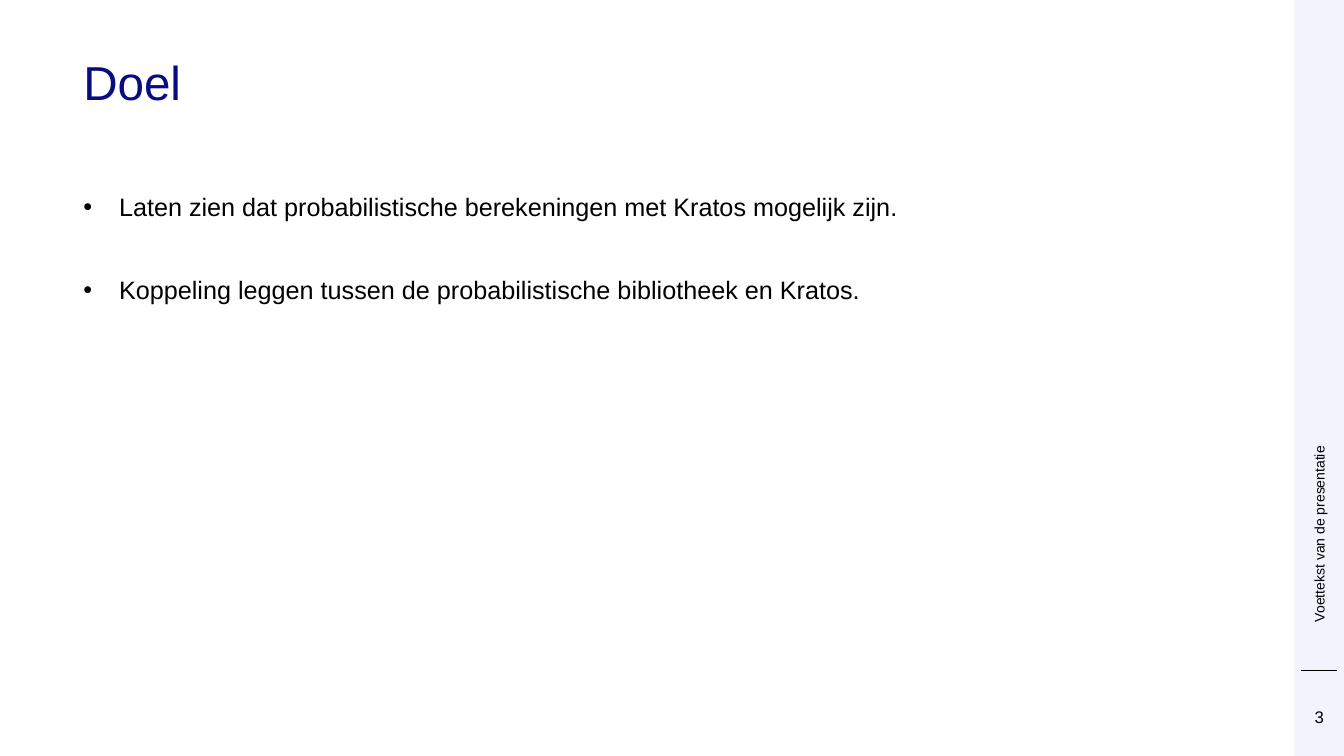
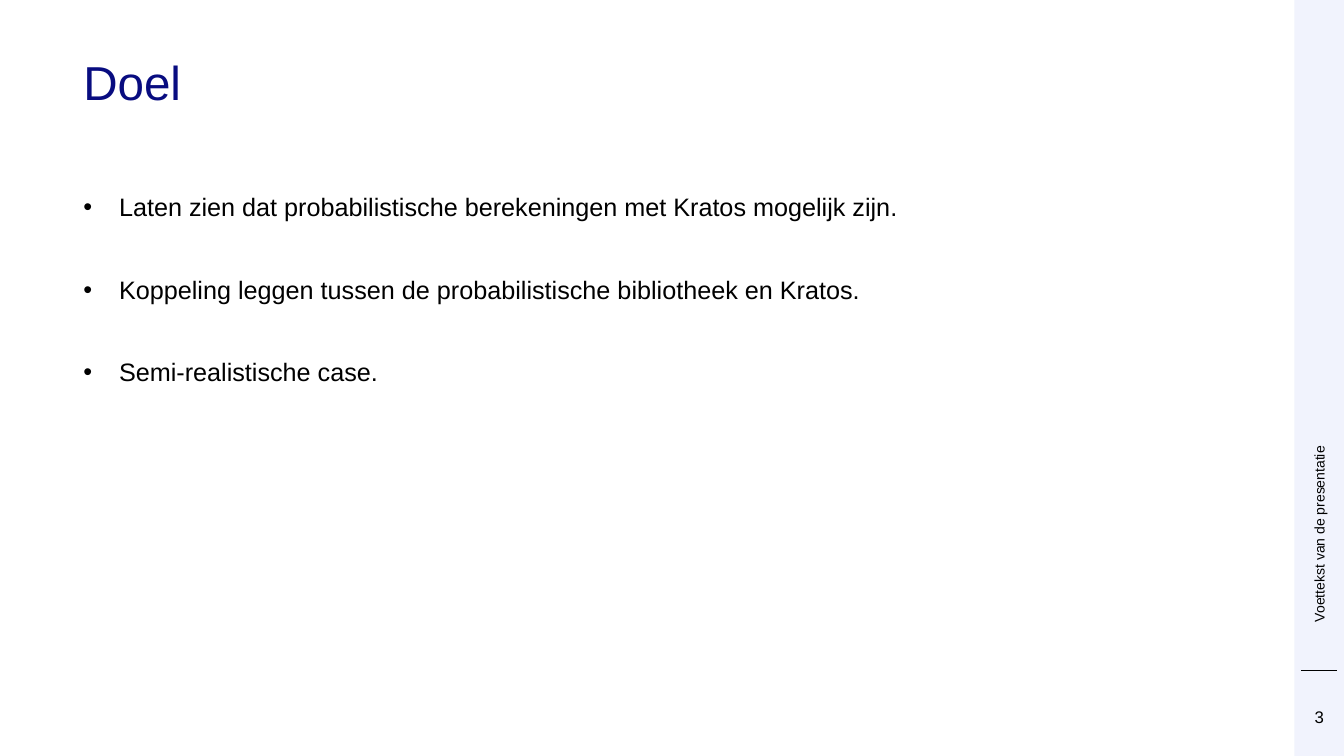
Before and after one commit to Deltares/ProbabilisticLibrary, a slide deck: slide 3 of sources/Deltares.Probabilistic.PWrapper.Examples/kratos/Prob Kratos DSD.pptx. Drawn at 1344x756 pixels with LibreOffice and Linux fonts; fonts in the diff are those of the drawing; background and template pictures are left out. Boxes give left, top, right and bottom in pixels: in the first picture for what was removed or moved away, otherwise in the second. Text is boxed around its words. In the diff, an @@ line names an element or a change of style, - is before the commit and + after.

```diff
--- a/sources/Deltares.Probabilistic.PWrapper.Examples/kratos/Prob Kratos DSD.pptx
+++ b/sources/Deltares.Probabilistic.PWrapper.Examples/kratos/Prob Kratos DSD.pptx
@@ text at [119, 362, 378, 382]: paragraph added @@
+• Semi-realistische case.
```
Also in this commit, not shown: 15 other slides changed, 3 slides added.
